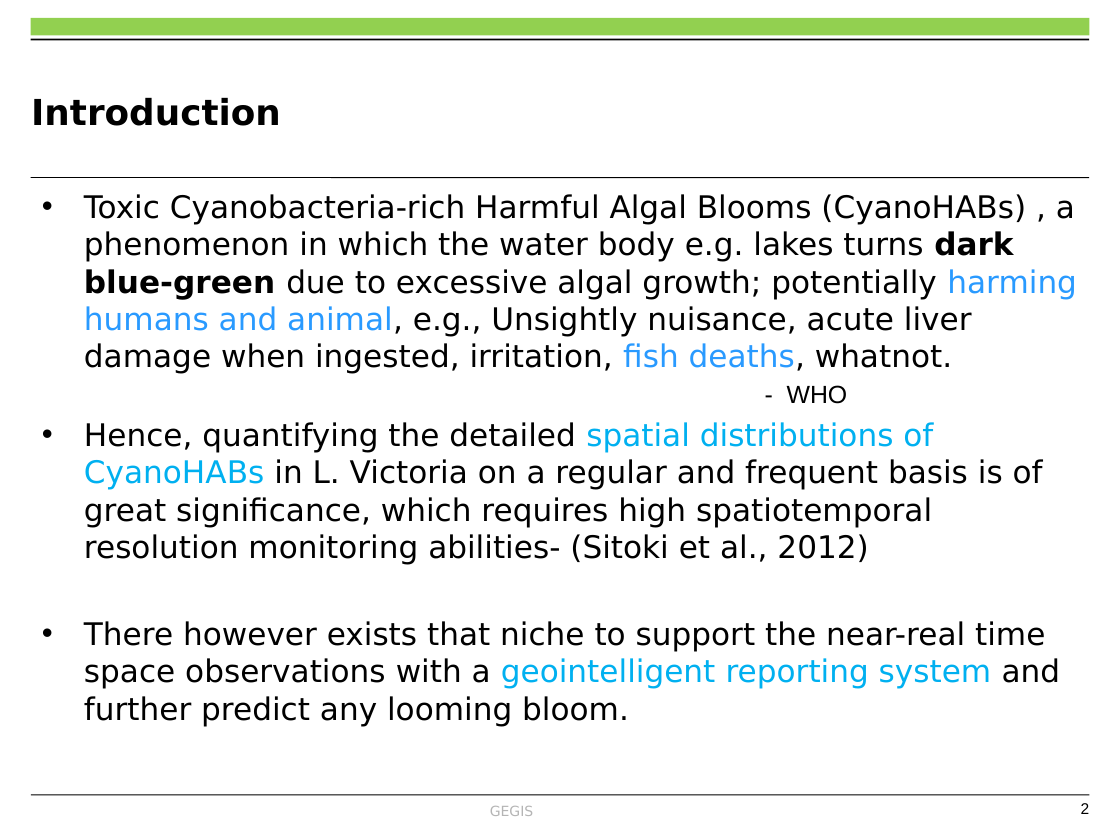
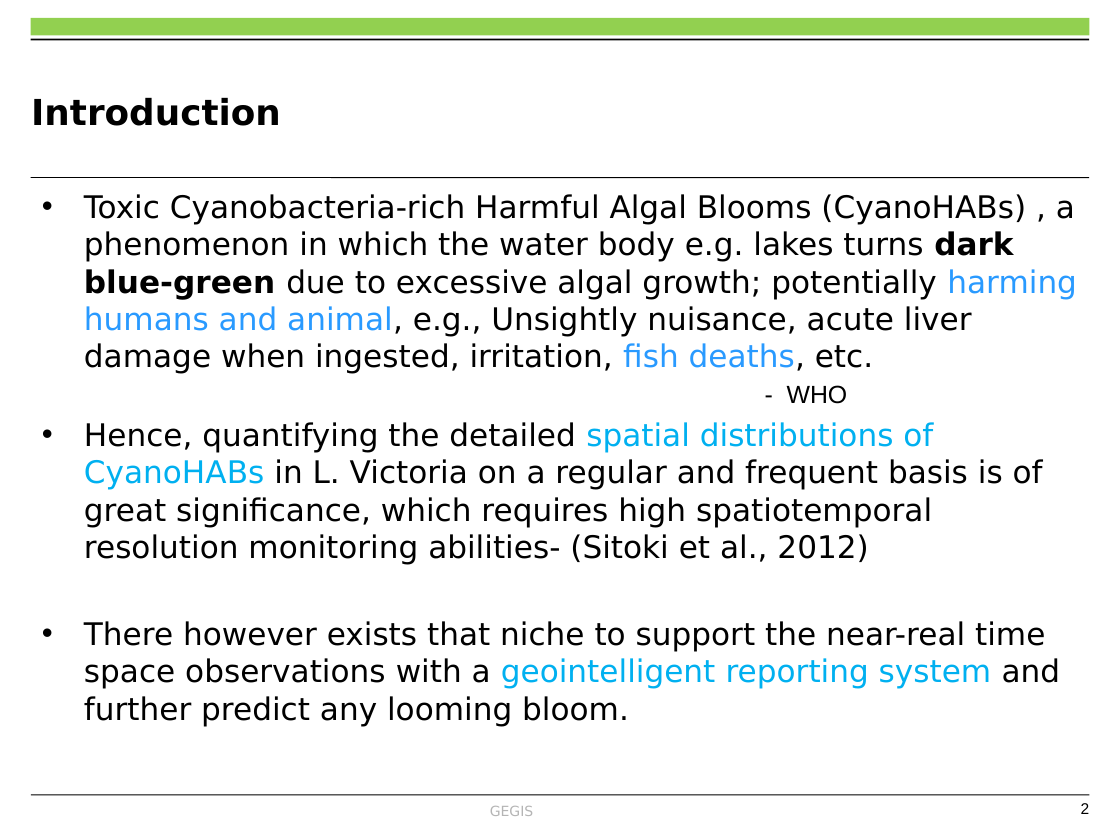
Before and after one commit to OkomoJacob/FinalYearProject, a slide deck: slide 2 of Dr. E Nduati, Superviser/Submissions/ENC222-0149_2017_OKOMO_JACOB_OKELLO.pptx. Drawn at 1120x840 pixels with LibreOffice and Linux fonts; fonts in the diff are those of the drawing; background and template pictures are left out. Boxes give left, top, right and bottom in pixels: in the first picture for what was removed or moved away, otherwise in the second. Text is boxed around its words. In the diff, an @@ line names an element or a change of style, - is before the commit and + after.

```diff
--- a/Dr. E Nduati, Superviser/Submissions/ENC222-0149_2017_OKOMO_JACOB_OKELLO.pptx
+++ b/Dr. E Nduati, Superviser/Submissions/ENC222-0149_2017_OKOMO_JACOB_OKELLO.pptx
@@ text at bbox=[84, 194, 1077, 374]: text changed @@
-• Toxic Cyanobacteria-rich Harmful Algal Blooms (CyanoHABs) , a phenomenon in which the water body e.g. lakes turns dark blue-green due to excessive algal growth; potentially harming humans and animal, e.g., Unsightly nuisance, acute liver damage when ingested, irritation, fish deaths, whatnot.
+• Toxic Cyanobacteria-rich Harmful Algal Blooms (CyanoHABs) , a phenomenon in which the water body e.g. lakes turns dark blue-green due to excessive algal growth; potentially harming humans and animal, e.g., Unsightly nuisance, acute liver damage when ingested, irritation, fish deaths, etc.
```
Also in this commit, not shown: 7 other slides changed, 1 slide added, 1 other file.
